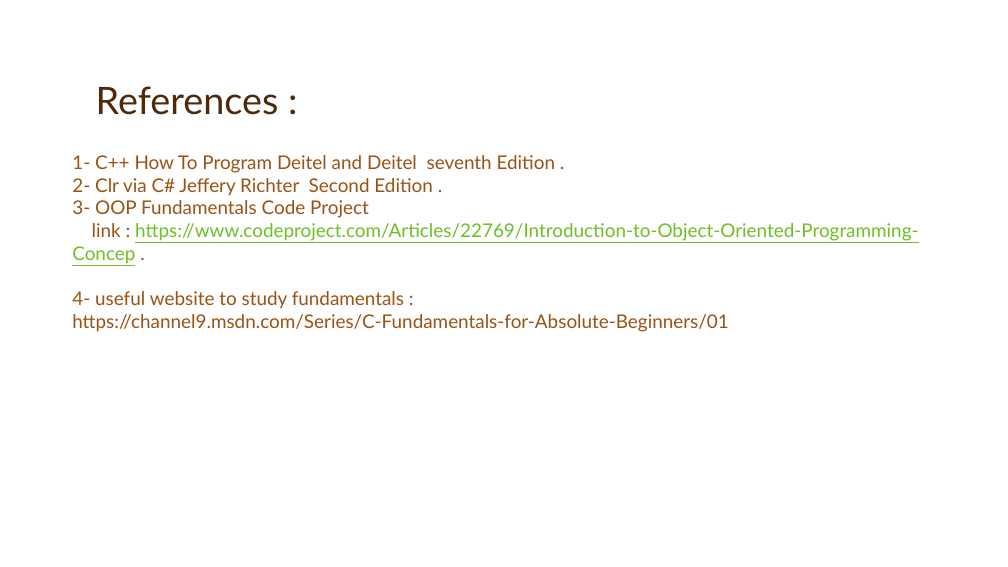
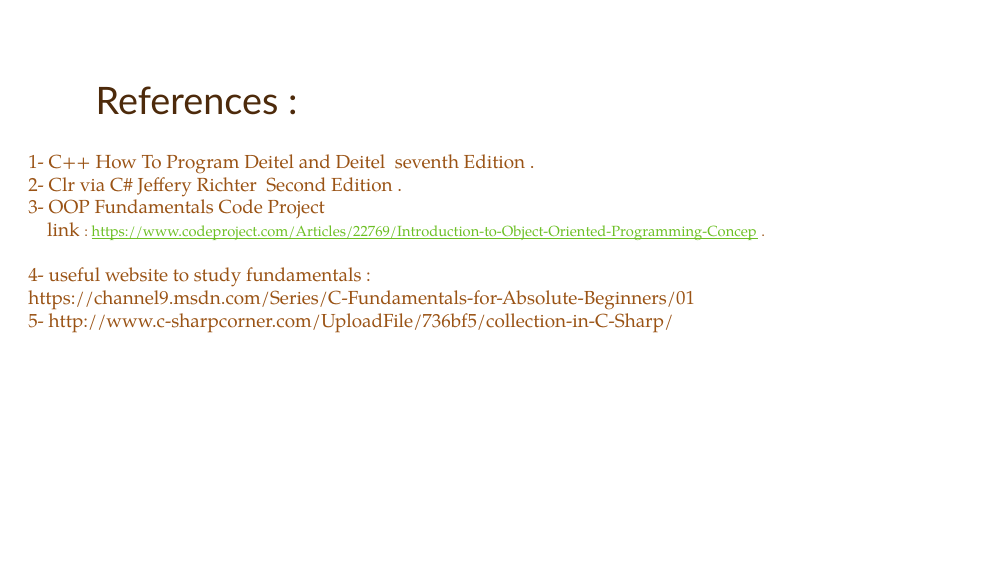
Before and after one commit to MinaAnwerRepo/android, a slide deck: slide 94 of Presentation/CSharpBasics.pptx (slide 86 before the commit). Drawn at 1008x567 pixels with LibreOffice and Linux fonts; fonts in the diff are those of the drawing; background and template pictures are left out. Boxes give left, top, right and bottom in pixels: in the first picture for what was removed or moved away, otherwise in the second. Text is boxed around its words. In the diff, an @@ line names an element or a change of style, - is before the commit and + after.

```diff
--- a/Presentation/CSharpBasics.pptx
+++ b/Presentation/CSharpBasics.pptx
@@ text "1- C++ How To Program ...": place and size @@
-text "1- C++ How To Program ..." at box(72, 155, 918, 332)
+text "1- C++ How To Program ..." at box(28, 154, 757, 333)
@@ text at box(28, 154, 757, 310): font Lato to TeX Gyre Pagella in "1- C++ How To Program Deitel and ...", "2- Clr via C# Jeffery Richter Second ...", "link : https://www.codeproject.com/Articles/22769/Introducti ...", "4- useful website to study fundamentals : ..."; size 18 to 14 pt in ": https://www.codeproject.com/Articles/22769/Introduction-to ..." @@
@@ text at box(28, 307, 674, 333): paragraph added @@
+5- http://www.c-sharpcorner.com/UploadFile/736bf5/collection-in-C-Sharp/
```
Also in this commit, not shown: 6 other slides changed, 9 slides added, 5 slides removed, 2 other files.
